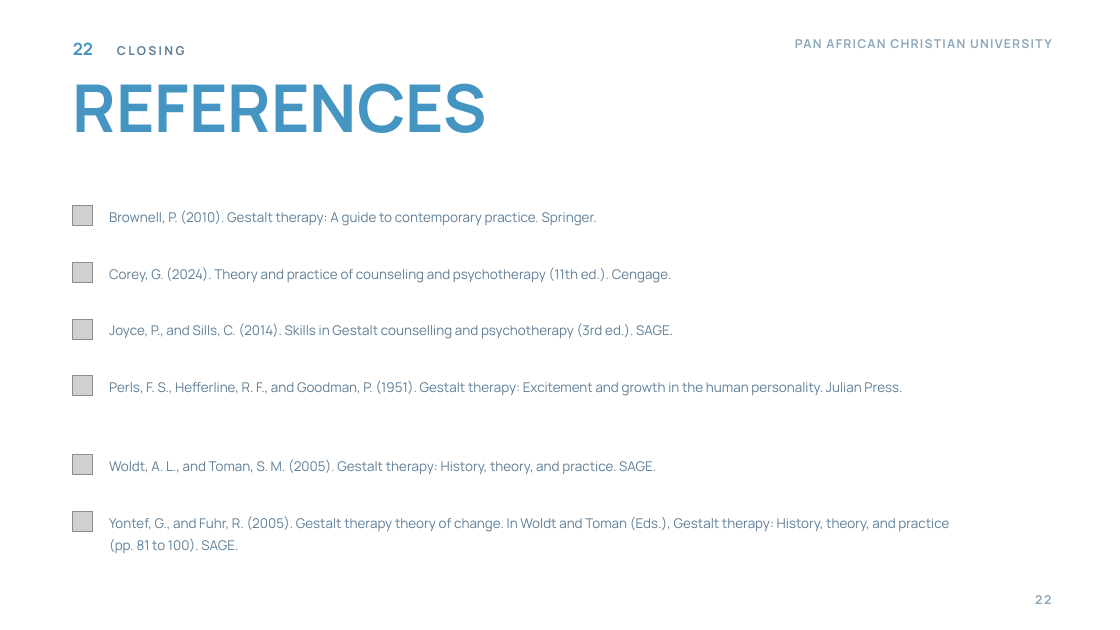
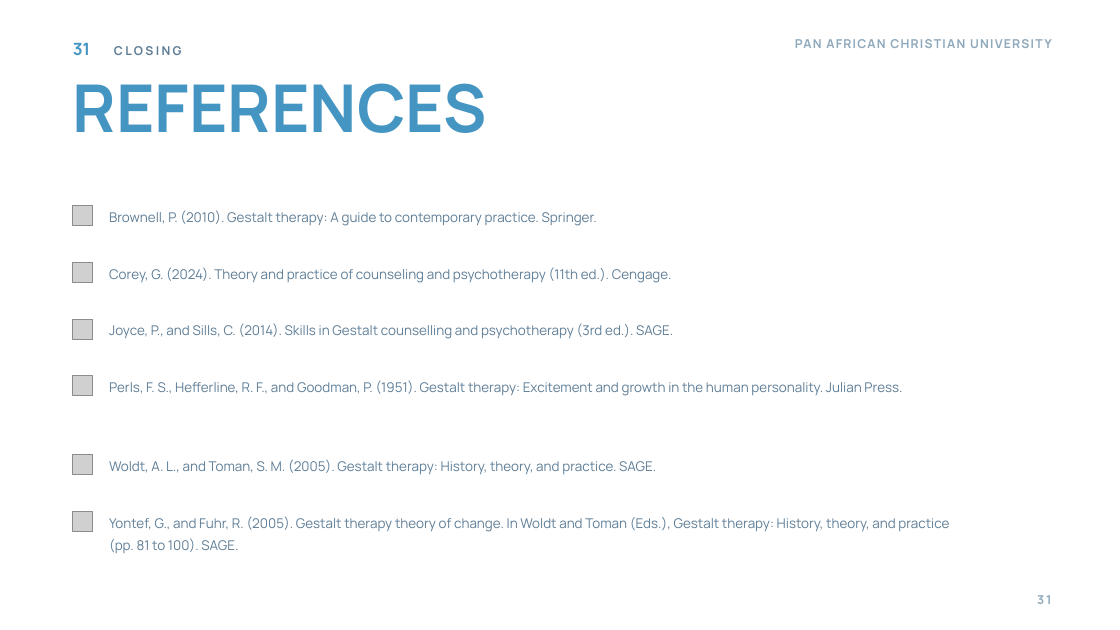
Before and after one commit to wambetebenjamin/Business-e-books, a slide deck: slide 31 of presentations/gestalt-theory-counselling/Gestalt Theory and Its Application to Counselling.pptx (slide 22 before the commit). Drawn at 1120x630 pixels with LibreOffice and Linux fonts; fonts in the diff are those of the drawing; grey boxes stand for pictures; background and template pictures are left out. Boxes give left, top, right and bottom in pixels: in the first picture for what was removed or moved away, otherwise in the second. Text is boxed around its words. In the diff, an @@ line names an element or a change of style, - is before the commit and + after.

```diff
--- a/presentations/gestalt-theory-counselling/Gestalt Theory and Its Application to Counselling.pptx
+++ b/presentations/gestalt-theory-counselling/Gestalt Theory and Its Application to Counselling.pptx
@@ text at [73,43,182,55]: text changed @@
-22 CLOSING
+31 CLOSING
@@ text at [1037,595,1051,604]: text changed @@
-22
+31
```
Also in this commit, not shown: 11 other slides changed, 10 slides added, 1 slide removed, 37 other files.
